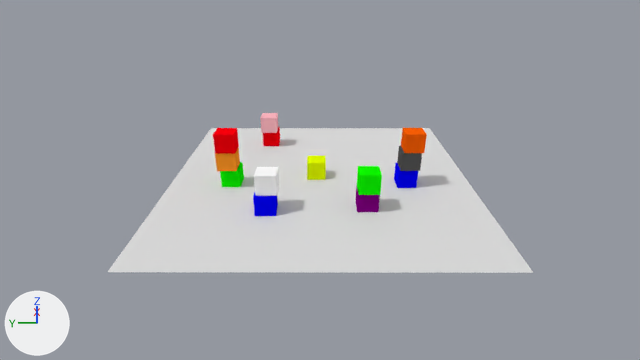
What one commit did to the Blender file blender_project/2/scene.blend.
The view is the same before and after, from the file's camera 'Camera'. Lighting does not change. The marker at lower left points along +X, +Y and +Z.

Objects in the first picture: 'black_cube', 'blue_cube', 'blue_cube.001', 'brown_cube', 'gray_cube', 'green_cube', 'green_cube.001', 'orange_cube', 'pink_cube', 'plane', 'purple_cube', 'red_cube', 'red_cube.001', 'yellow_cube'.
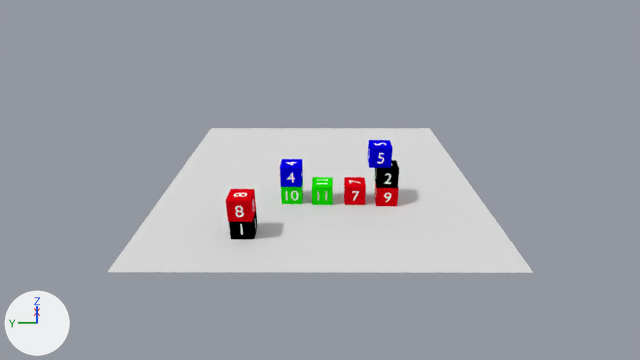
Where the change shows, as pixel boxes [x1, y1, x2, y2] in the pictures (640 x 360 px):
'Cube.005', added (red): after [226, 189, 256, 222]
'gray_cube', deleted: before [254, 167, 279, 196]
'green_cube.001', deleted (green): before [357, 166, 382, 195]
'Cube.003', added (blue): after [368, 140, 393, 168]
'Cube.002', added (blue): after [280, 159, 303, 187]
'red_cube', deleted (red): before [213, 128, 239, 154]
'Cube.004', added (red): after [344, 177, 366, 205]
'orange_cube', deleted: before [401, 128, 427, 153]
'Cube 11', added (green): after [312, 177, 333, 205]
'Cube.001', added (black): after [375, 160, 399, 188]
'Cube', added (black): after [229, 211, 258, 239]
'blue_cube.001', deleted (blue): before [253, 192, 278, 216]
'yellow_cube', deleted: before [307, 156, 326, 180]
'black_cube', deleted: before [397, 146, 422, 171]
'Cube.006', added (red): after [374, 183, 399, 206]
'blue_cube', deleted (blue): before [394, 163, 418, 188]
'brown_cube', deleted: before [215, 148, 240, 171]
'purple_cube', deleted: before [356, 184, 380, 212]
'green_cube', deleted: before [220, 162, 244, 187]
'Cube 10', added: after [281, 179, 303, 204]
'pink_cube', deleted: before [260, 113, 278, 133]
'red_cube.001', deleted: before [263, 127, 280, 146]

The change, as a diff of the scene's bpy script:
```diff
--- a/blender_project/2/scene.blend.py
+++ b/blender_project/2/scene.blend.py
@@ ob_green_cube_001 @@
-ob_green_cube_001 = bpy.data.objects.new('green_cube.001', me_cube_014)
@@ ob_blue_cube_001 @@
-ob_blue_cube_001 = bpy.data.objects.new('blue_cube.001', me_cube_013)
@@ ob_red_cube_001 @@
-ob_red_cube_001 = bpy.data.objects.new('red_cube.001', me_cube_012)
@@ ob_pink_cube @@
-ob_pink_cube = bpy.data.objects.new('pink_cube', me_cube_011)
@@ ob_orange_cube @@
-ob_orange_cube = bpy.data.objects.new('orange_cube', me_cube_008)
@@ ob_gray_cube @@
-ob_gray_cube = bpy.data.objects.new('gray_cube', me_cube)
@@ ob_red_cube @@
-ob_red_cube = bpy.data.objects.new('red_cube', me_cube_005)
@@ ob_blue_cube @@
-ob_blue_cube = bpy.data.objects.new('blue_cube', me_cube_007)
@@ ob_brown_cube @@
-ob_brown_cube = bpy.data.objects.new('brown_cube', me_cube_004)
@@ ob_purple_cube @@
-ob_purple_cube = bpy.data.objects.new('purple_cube', me_cube_003)
@@ ob_yellow_cube @@
-ob_yellow_cube = bpy.data.objects.new('yellow_cube', me_cube_002)
@@ ob_green_cube @@
-ob_green_cube = bpy.data.objects.new('green_cube', me_cube_001)
@@ ob_black_cube @@
-ob_black_cube = bpy.data.objects.new('black_cube', me_cube_009)
@@ ob_cube_11 @@
+ob_cube_11 = bpy.data.objects.new('Cube 11', me_cube_001_1)  # 120 vertices, 118 faces; spans x -1.0..1.01, y -1.0..1.0, z -1.0..1.0; in mat_material_027 (green #14df00), mat_material_028 (white #ffffff)
+ob_cube_11.location = (-2.57, -0.1, 0.52)
+ob_cube_11.rotation_euler = (-3.142, 0.0127, 3.122)  # degrees (-180, 0.7, 179)
+ob_cube_11.scale = (0.5, 0.5, 0.5)
@@ ob_cube_10 @@
+ob_cube_10 = bpy.data.objects.new('Cube 10', me_cube_1)  # 1308 vertices, 1882 faces; spans x -1.0..1.0, y -1.01..1.0, z -1.01..1.0; in mat_material_025 (green #14df00), mat_material_026 (white #ffffff)
+ob_cube_10.location = (-2.48, 1.39, 0.49)
+ob_cube_10.rotation_euler = (-3.142, 0.0127, 3.122)  # degrees (-180, 0.7, 179)
+ob_cube_10.scale = (0.5, 0.5, 0.5)
@@ ob_cube_006 @@
+ob_cube_006 = bpy.data.objects.new('Cube.006', me_cube_019)  # 1604 vertices, 2400 faces; spans x -1.0..1.01, y -1.0..1.01, z -1.0..1.0; in mat_material_023 (red #df0010), mat_material_024 (white #ffffff)
+ob_cube_006.location = (-2.69, -3.25, 0.51)
+ob_cube_006.rotation_euler = (-3.142, 0.0127, 3.122)  # degrees (-180, 0.7, 179)
+ob_cube_006.scale = (0.5, 0.5, 0.5)
@@ ob_cube_005 @@
+ob_cube_005 = bpy.data.objects.new('Cube.005', me_cube_018)  # 2312 vertices, 3486 faces; spans x -1.01..1.01, y -1.0..1.0, z -1.01..1.0; in mat_material_021 (red #df0010), mat_material_022 (white #ffffff)
+ob_cube_005.location = (-5.56, 3.3, 1.47)
+ob_cube_005.rotation_euler = (-3.142, 0.0127, 3.122)  # degrees (-180, 0.7, 179)
+ob_cube_005.scale = (0.5, 0.5, 0.5)
@@ ob_cube_004 @@
+ob_cube_004 = bpy.data.objects.new('Cube.004', me_cube_017)  # 80 vertices, 90 faces; spans x -1.01..1.01, y -1.0..1.01, z -1.0..1.01; in mat_material_019 (red #df0010), mat_material_020 (white #ffffff)
+ob_cube_004.location = (-2.57, -1.7, 0.53)
+ob_cube_004.rotation_euler = (-3.142, 0.0127, 3.122)  # degrees (-180, 0.7, 179)
+ob_cube_004.scale = (0.5, 0.5, 0.5)
@@ ob_cube_003 @@
+ob_cube_003 = bpy.data.objects.new('Cube.003', me_cube_016)  # 944 vertices, 1386 faces; spans x -1.01..1.01, y -1.01..1.01, z -1.01..1.0; in mat_material_017 (blue #0300df), mat_material_018 (white #ffffff)
+ob_cube_003.location = (-2.52, -2.82, 2.5)
+ob_cube_003.rotation_euler = (-3.142, 0.0127, 3.122)  # degrees (-180, 0.7, 179)
+ob_cube_003.scale = (0.5, 0.5, 0.5)
@@ ob_cube_002 @@
+ob_cube_002 = bpy.data.objects.new('Cube.002', me_cube_015)  # 203 vertices, 291 faces; spans x -1.01..1.01, y -1.01..1.0, z -1.0..1.0; in mat_material_015 (blue #0300df), mat_material_016 (white #ffffff)
+ob_cube_002.location = (-2.56, 1.39, 1.51)
+ob_cube_002.rotation_euler = (-3.142, 0.0127, 3.122)  # degrees (-180, 0.7, 179)
+ob_cube_002.scale = (0.5, 0.5, 0.5)
@@ ob_cube_001 @@
+ob_cube_001 = bpy.data.objects.new('Cube.001', me_cube_010)  # 1432 vertices, 1940 faces; spans x -1.01..1.01, y -1.01..1.01, z -1.01..1.0; in mat_material_013 (black #000000), mat_material_014 (white #ffffff)
+ob_cube_001.location = (-2.66, -3.2, 1.5)
+ob_cube_001.rotation_euler = (-3.153, -0.000229, -0.0199)  # degrees (-181, 0, -1.1)
+ob_cube_001.scale = (0.5, 0.5, 0.5)
@@ ob_cube @@
+ob_cube = bpy.data.objects.new('Cube', me_cube_006)  # 60 vertices, 58 faces; spans x -1.0..1.02, y -1.02..1.01, z -1.01..1.01; in mat_material (black #000000), mat_material_010 (white #ffffff)
+ob_cube.location = (-5.45, 3.31, 0.5)
+ob_cube.scale = (0.5, 0.5, 0.5)
```
